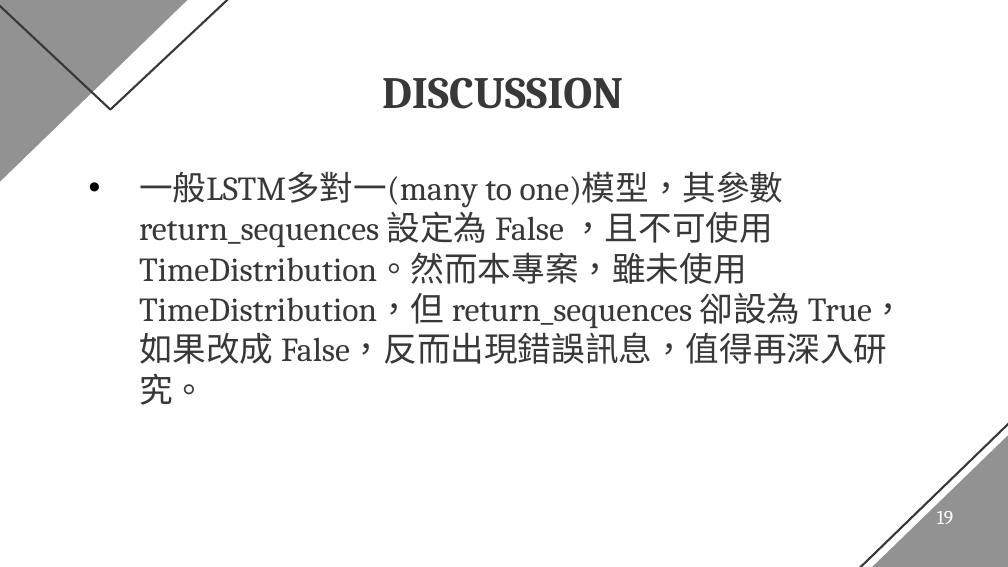
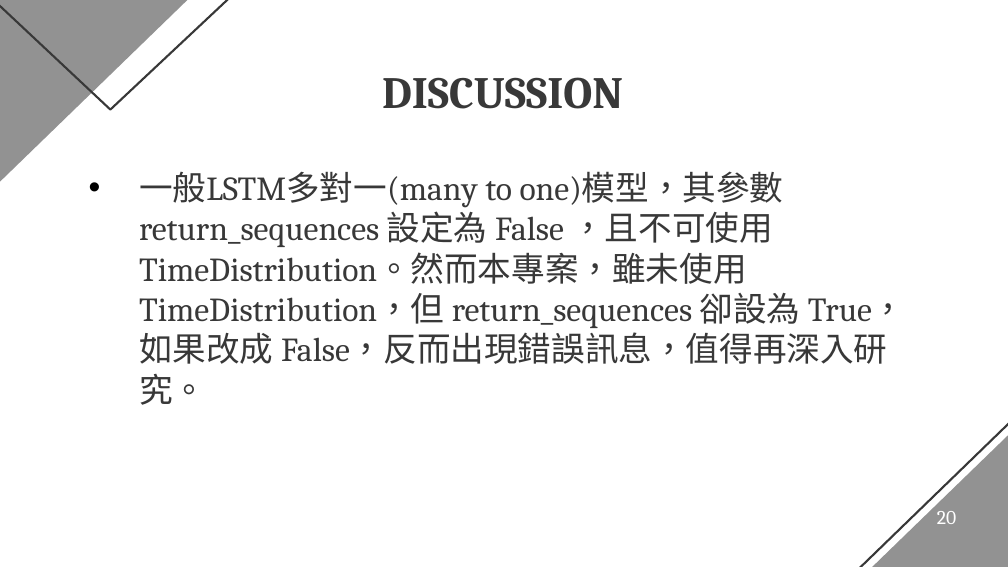
Before and after one commit to theabc50111/DL2021_final_dmlab_HCT_nccu, a slide deck: slide 20 of docs/Final_Presentation_MultivariateTimeSeriesPredictionforStockMarketData.pptx. Drawn at 1008x567 pixels with LibreOffice and Linux fonts; fonts in the diff are those of the drawing. Boxes give left, top, right and bottom in pixels: in the first picture for what was removed or moved away, otherwise in the second. Text is boxed around its words. In the diff, an @@ line names an element or a change of style, - is before the commit and + after.

```diff
--- a/docs/Final_Presentation_MultivariateTimeSeriesPredictionforStockMarketData.pptx
+++ b/docs/Final_Presentation_MultivariateTimeSeriesPredictionforStockMarketData.pptx
@@ text at (937, 511, 956, 524): text changed @@
-19
+20
```
Also in this commit, not shown: 4 other slides changed.
